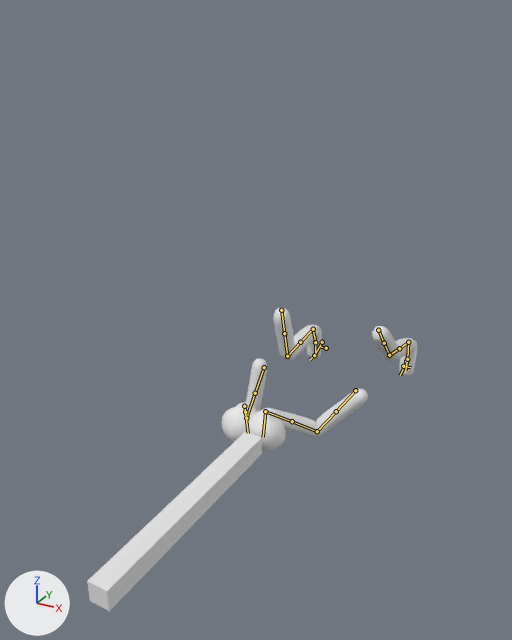
The Blender file Assets/Art/src/legs.blend: old version first, new version second.
Rendered twice from a 50 mm camera at (1.11, -3.18, 1.69) aimed at (-0.06, -1.05, 0.63). Arrows for +X, +Y and +Z are at lower left; the lights stay in place. The older version comes first. Both versions are drawn at frame 18 of the action 'attack'; the numbers are the values there. The bones that change, and the others that lie on the model, are drawn over the model as lines.

In view in the first picture: 'Cube', 'knifeArea'.
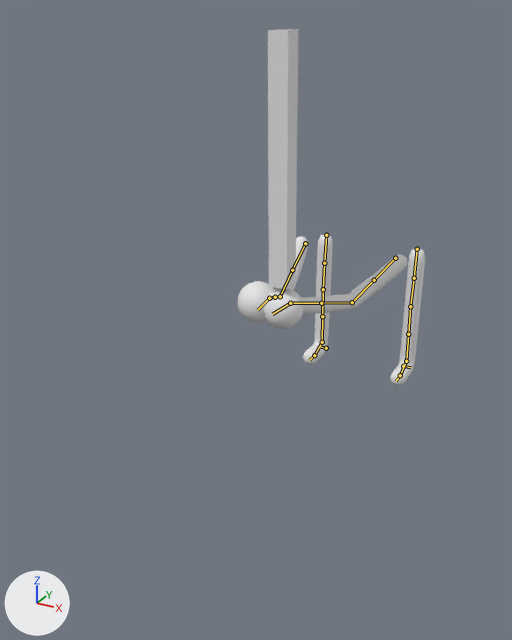
Commit message: better attack

Boxes [x1, y1, x2, y2] around the edits, measured in the pictures (512 x 640 px):
'knifeArea', posed (82% narrower, 45% taller)
    before: [87, 432, 262, 611]
    after: [268, 29, 298, 289]
'Cube', posed (6% taller)
    before: [221, 308, 417, 451]
    after: [238, 234, 425, 386]

Patch to the scene script:
```diff
--- a/Assets/Art/src/legs.blend.py
+++ b/Assets/Art/src/legs.blend.py
@@ bone_torso @@
 bone_torso = bpy.data.objects['rig'].pose.bones['torso']  # child of 'MCH-torso.parent'
-bone_torso.location = (0.0, -0.592, -0.268)
-bone_torso.rotation_quaternion = (0.892, 0.452, 0.0, 0.0)  # degrees (54, 0, 0)
+bone_torso.location = (0.0, 0.0, 0.0)
+bone_torso.rotation_quaternion = (1.0, 0.0, 0.0, 0.0)  # degrees (0, 0, 0)
@@ bone_hand_ik_l @@
 bone_hand_ik_l = bpy.data.objects['rig'].pose.bones['hand_ik.L']  # child of 'MCH-hand_ik.parent.L'
-bone_hand_ik_l.location = (-0.324, -0.043, -0.541)
-bone_hand_ik_l.rotation_quaternion = (0.709, 0.147, -0.063, -0.693)  # degrees (17, 7, -88)
+bone_hand_ik_l.location = (-0.324, 0.173, -0.129)
+bone_hand_ik_l.rotation_quaternion = (1.0, 0.0, 0.018, -0.002)  # degrees (0, 2, 0)
@@ bone_hand_ik_r @@
 bone_hand_ik_r = bpy.data.objects['rig'].pose.bones['hand_ik.R']  # child of 'MCH-hand_ik.parent.R'
-bone_hand_ik_r.location = (0.042, -0.047, -0.541)
-bone_hand_ik_r.rotation_quaternion = (0.709, 0.135, 0.076, 0.694)  # degrees (17, -5, 88)
+bone_hand_ik_r.location = (0.042, 0.173, -0.124)
+bone_hand_ik_r.rotation_quaternion = (1.0, 0.0, 0.0, 0.0)  # degrees (0, 0, 0)
@@ bone_foot_ik_l @@
 bone_foot_ik_l = bpy.data.objects['rig'].pose.bones['foot_ik.L']  # child of 'MCH-foot_ik.parent.L'
-bone_foot_ik_l.location = (0.0, 0.0, 0.104)
-bone_foot_ik_l.rotation_quaternion = (0.788, 0.616, 0.0, 0.0)  # degrees (76, 0, 0)
+bone_foot_ik_l.location = (0.0, 0.0, 0.0)
+bone_foot_ik_l.rotation_quaternion = (1.0, 0.0, 0.0, 0.0)  # degrees (0, 0, 0)
@@ bone_foot_ik_r @@
 bone_foot_ik_r = bpy.data.objects['rig'].pose.bones['foot_ik.R']  # child of 'MCH-foot_ik.parent.R'
-bone_foot_ik_r.location = (0.0, 0.141, -0.006)
+bone_foot_ik_r.location = (0.0, 0.0, 0.0)
@@ bone_foot_spin_ik_r @@
 bone_foot_spin_ik_r = bpy.data.objects['rig'].pose.bones['foot_spin_ik.R']  # child of 'foot_ik.R'
-bone_foot_spin_ik_r.location = (0.0, -0.131, 0.077)
-bone_foot_spin_ik_r.rotation_quaternion = (0.702, 0.712, 0.0, 0.0)  # degrees (91, 0, 0)
+bone_foot_spin_ik_r.location = (0.0, 0.0, 0.0)
+bone_foot_spin_ik_r.rotation_quaternion = (1.0, 0.0, 0.0, 0.0)  # degrees (0, 0, 0)
```
